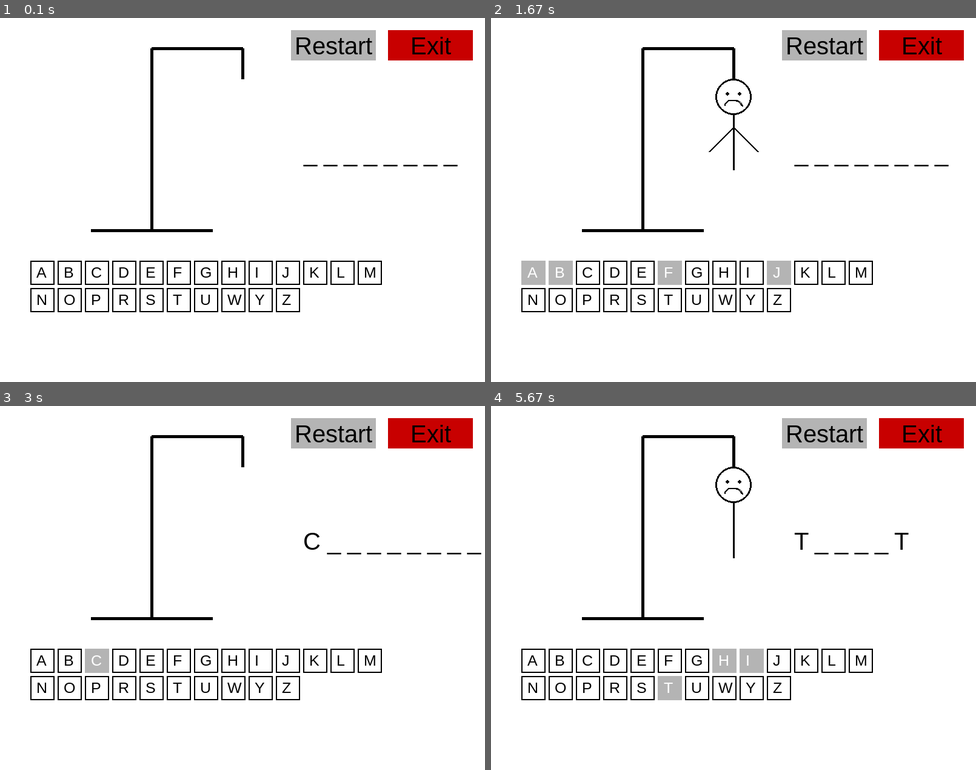
Above: before the commit, frames 1-4 (two rows, left to right).
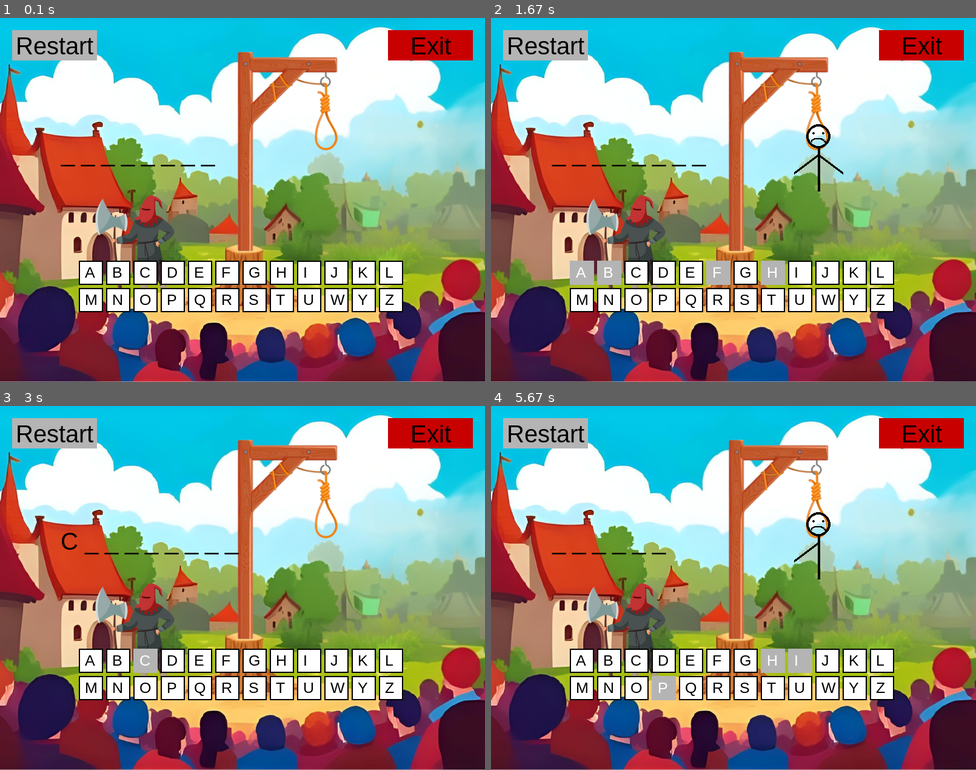
Above: after the commit, the same moments.

Repository: Jakub-Marecki/WisielecGame
Game: pygame game, started from wisielec-pygame.py
The game is run twice, just before and just after one commit, with the same random seed, the same clock (stepped at 60 frames per second) and the same inputs.
Inputs (mouse positions are in pixels of both pictures, inside the frame that each line leads up to):
- Up to frame 1 (0.1 s): no input
- Up to frame 2 (1.67 s): click "A" at 0.38 s; click (782, 280) at 0.72 s; click "B" at 1.05 s; click "F" at 1.38 s
- Up to frame 3 (3 s): click "G" at 1.72 s; click (218, 682) at 2.05 s; click "Restart" at 2.38 s; click "C" at 2.72 s
- Up to frame 4 (5.67 s): click "Restart" at 3.05 s; click "H" at 3.38 s; click "Restart" at 3.72 s; click "B" at 4.05 s; click "Restart" at 4.38 s; click "I" at 4.72 s; click (660, 693) at 5.05 s; click "H" at 5.38 s

The runs differ from the first frame. In frame 1, 82% of the frame differs, in the area x 0-100%, y 0-100%; in frame 2, 83%; in frame 3, 82%; in frame 4, 83%.

Commit message:
Poprawki graficzne - dodanie tła .png, zmiana tła przy przyciskach.

Diff:
--- a/wisielec-pygame.py
+++ b/wisielec-pygame.py
@@ -9,7 +9,7 @@
 screen = pygame.display.set_mode((WIDTH, HEIGHT))
 pygame.display.set_caption("Wisielec")
 clock = pygame.time.Clock()
-
+BACKGROUND = pygame.image.load("C:\\Users\\ASUS ZENBOOK\\Desktop\\repo_github\\Wisielec\\background.png")
 WHITE = (255, 255, 255)
 BLACK = (0, 0, 0)
 RED = (200, 0, 0)
@@ -32,46 +32,45 @@
 
 # --- Rysowanie szubienicy ---
 def rysuj_wisielca(zycia):
-    pygame.draw.line(screen, BLACK, (150, 350), (350, 350), 5)  # podstawa
-    pygame.draw.line(screen, BLACK, (250, 350), (250, 50), 5)   # pion
-    pygame.draw.line(screen, BLACK, (250, 50), (400, 50), 5)    # poziom
-    pygame.draw.line(screen, BLACK, (400, 50), (400, 100), 5)   # sznur
-
     # Głowa
     if zycia <= 5:
-        pygame.draw.circle(screen, BLACK, (400, 130), 30, 3)
+        pygame.draw.circle(screen, BLACK, (540, 195), 20, 4)
+
         # Twarz
         if zycia > 0:
-            pygame.draw.circle(screen, BLACK, (390, 125), 3)
-            pygame.draw.circle(screen, BLACK, (410, 125), 3)
-            pygame.draw.arc(screen, BLACK, (385, 135, 30, 20), 0, 3.14, 2)  # smutna buźka
+            pygame.draw.circle(screen, BLACK, (532, 190), 2)  # lewe oko
+            pygame.draw.circle(screen, BLACK, (548, 190), 2)  # prawe oko
+            pygame.draw.arc(screen, BLACK, (528, 198, 24, 15), 0, 3.14, 2)  # smutna buźka
         else:
             # Oczy X
-            pygame.draw.line(screen, BLACK, (387, 122), (393, 128), 2)
-            pygame.draw.line(screen, BLACK, (393, 122), (387, 128), 2)
-            pygame.draw.line(screen, BLACK, (407, 122), (413, 128), 2)
-            pygame.draw.line(screen, BLACK, (413, 122), (407, 128), 2)
-            pygame.draw.arc(screen, BLACK, (385, 135, 30, 20), 0, 3.14, 2)  # smutne usta
+            pygame.draw.line(screen, BLACK, (530, 188), (535, 193), 2)
+            pygame.draw.line(screen, BLACK, (535, 188), (530, 193), 2)
+            pygame.draw.line(screen, BLACK, (545, 188), (550, 193), 2)
+            pygame.draw.line(screen, BLACK, (550, 188), (545, 193), 2)
+            pygame.draw.arc(screen, BLACK, (528, 198, 24, 15), 0, 3.14, 2)  # smutne usta
 
     # Tułów
     if zycia <= 4:
-        pygame.draw.line(screen, BLACK, (400, 160), (400, 250), 3)
+        pygame.draw.line(screen, BLACK, (540, 215), (540, 285), 4)
+
     # Ręce
     if zycia <= 3:
-        pygame.draw.line(screen, BLACK, (400, 180), (360, 220), 3)
+        pygame.draw.line(screen, BLACK, (540, 225), (500, 255), 4)  # lewa ręka
     if zycia <= 2:
-        pygame.draw.line(screen, BLACK, (400, 180), (440, 220), 3)
+        pygame.draw.line(screen, BLACK, (540, 225), (580, 255), 4)  # prawa ręka
+
     # Nogi
     if zycia <= 1:
-        pygame.draw.line(screen, BLACK, (400, 250), (360, 300), 3)
+        pygame.draw.line(screen, BLACK, (540, 285), (510, 335), 4)  # lewa noga
     if zycia <= 0:
-        pygame.draw.line(screen, BLACK, (400, 250), (440, 300), 3)
+        pygame.draw.line(screen, BLACK, (540, 285), (570, 335), 4)  # prawa noga
+
 
 # --- Przyciski liter ---
 def stworz_alfabet():
-    litery = list("ABCDEFGHIJKLMNOPRSTUWYZ")
+    litery = list("ABCDEFGHIJKLMNOPQRSTUWYZ")
     przyciski = []
-    start_x = 50
+    start_x = 130
     start_y = 400
     odstep = 45
     wiersz = 0
@@ -81,7 +80,7 @@
         rect = pygame.Rect(start_x + kolumna * odstep, start_y + wiersz * odstep, 40, 40)
         przyciski.append([litera, rect, True])
         kolumna += 1
-        if kolumna > 12:
+        if kolumna > 11:
             kolumna = 0
             wiersz += 1
     return przyciski
@@ -115,8 +114,8 @@
     running = True
     while running:
         screen.fill(WHITE)
-
-        play_again_btn = draw_button("Restart", 480, 20, 140, 50, GRAY)
+        screen.blit(BACKGROUND, (0,0))
+        play_again_btn = draw_button("Restart", 20, 20, 140, 50, GRAY)
         quit_btn = draw_button("Exit", 640, 20, 140, 50, RED)
 
         # Rysowanie szubienicy
@@ -125,11 +124,12 @@
         # Rysowanie zaszyfrowanego słowa
         tekst = " ".join(zaszyfrowane)
         render_slowo = FONT.render(tekst, True, BLACK)
-        screen.blit(render_slowo, (500, 200))
+        screen.blit(render_slowo, (100, 200))
 
         # Rysowanie liter
         for litera, rect, aktywna in przyciski:
             if aktywna:
+                pygame.draw.rect(screen, WHITE, rect)
                 pygame.draw.rect(screen, BLACK, rect, 2)
                 litera_render = SMALL_FONT.render(litera, True, BLACK)
             else:
Binary file added: background.png
